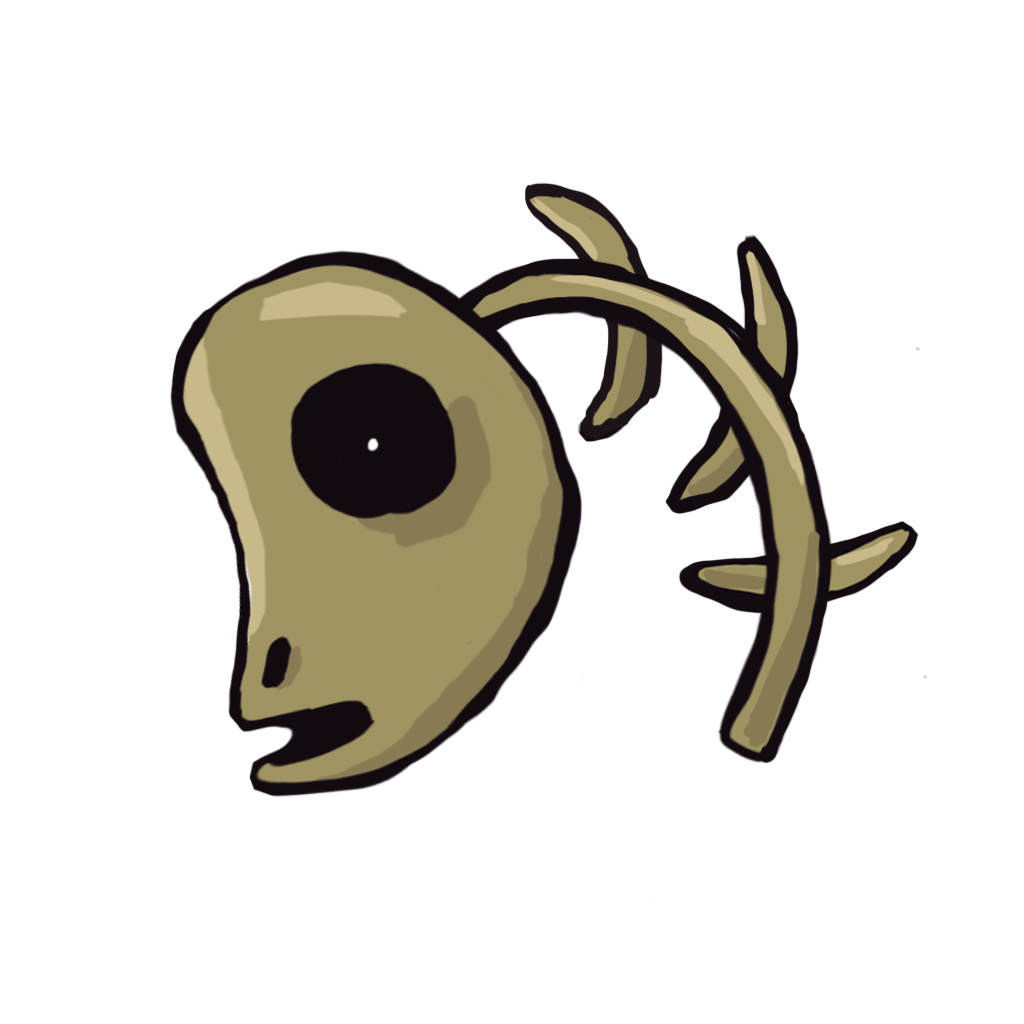
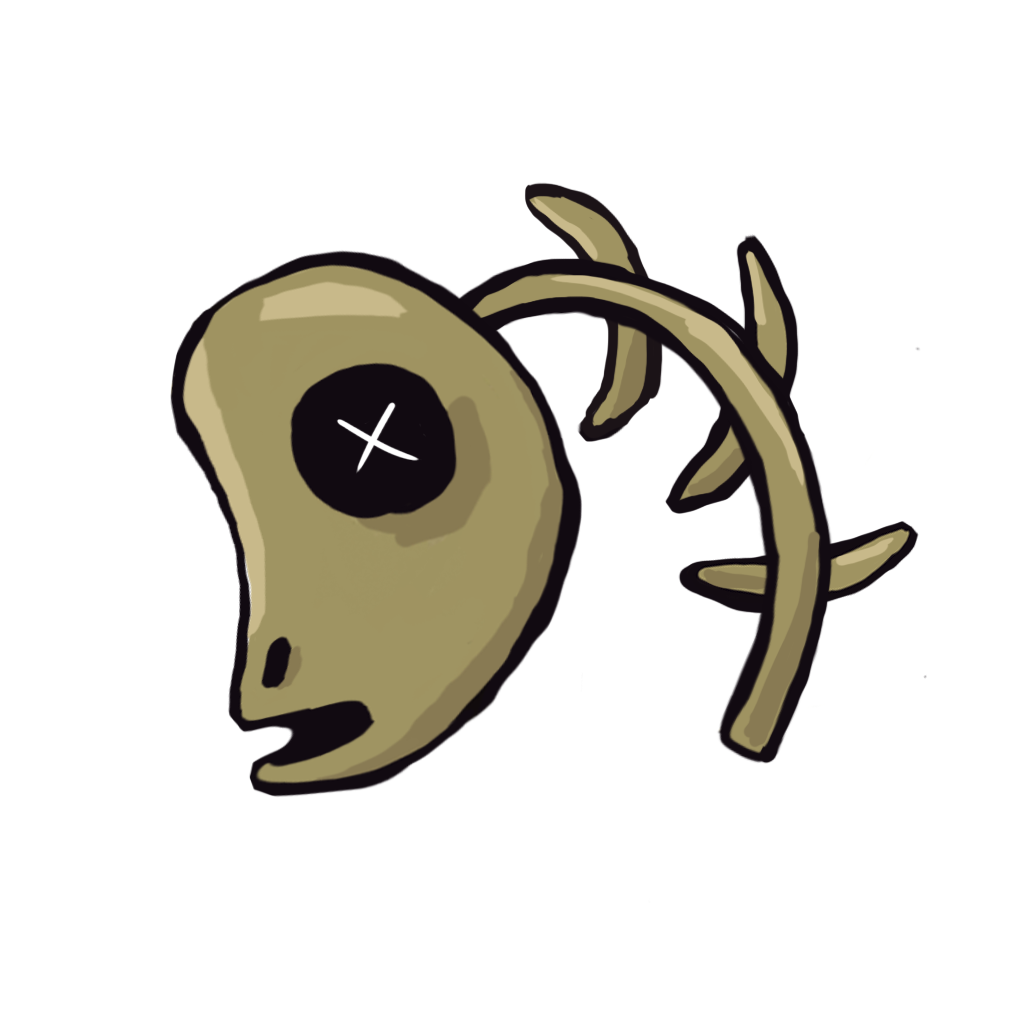
Comparing the layer stacks of the two 1024px x 1024px images. Changes:
painted on "Camada 3" over [336, 402, 426, 474]
